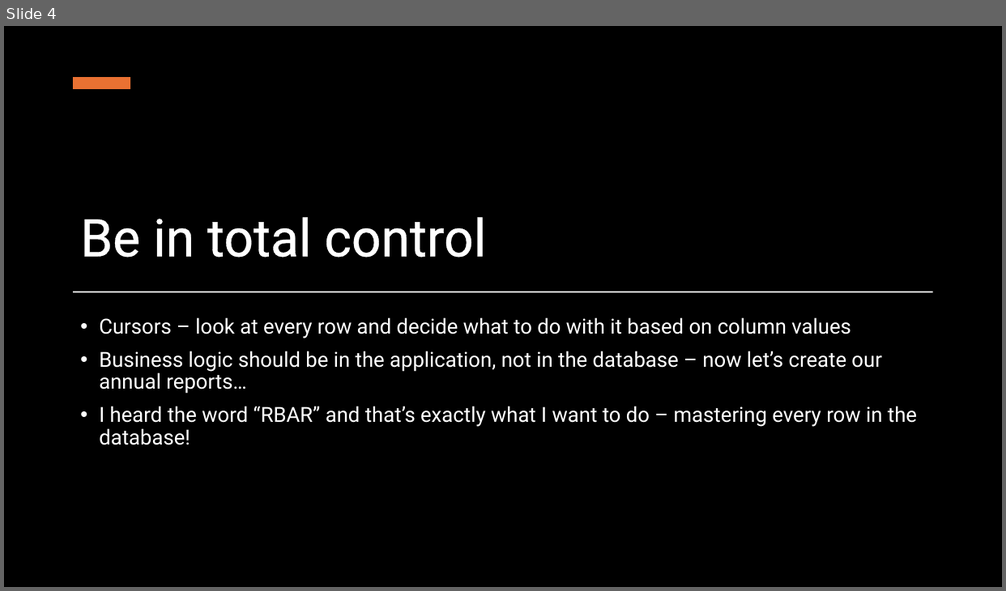
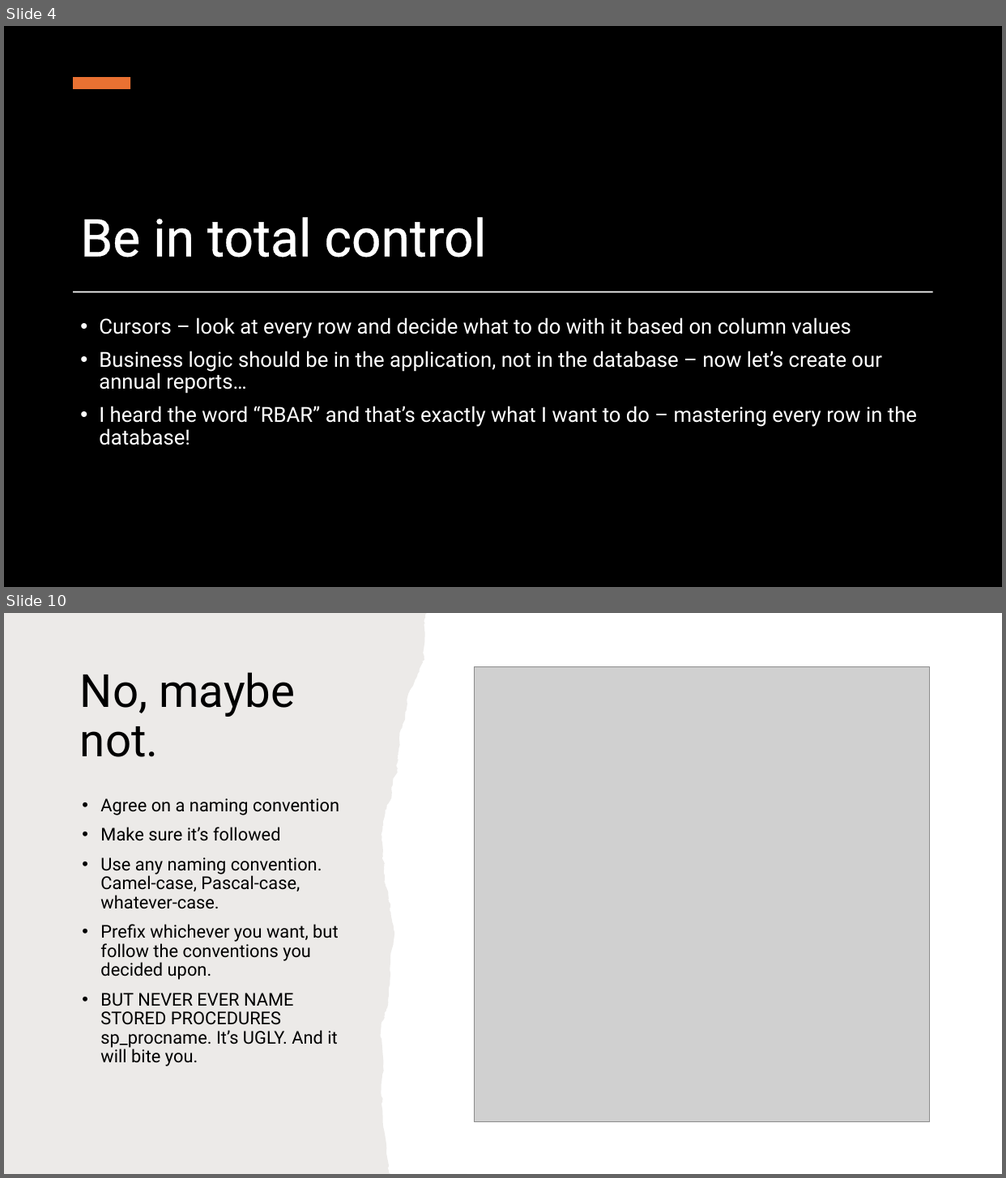
Before and after one commit to transmokopter/Presentations, a slide deck: sql-server-worst-practices/sql-server-worst-practices.pptx. Shown one above the other, each under a label of ours: slide 4 before the commit, slides 4 and 10 after it; the slides between them are not shown. The pictures are 1006x591 and 1006x1178 pixels, drawn with LibreOffice and Linux fonts; fonts in the diff are those of the drawing; grey boxes stand for pictures; background and template pictures are left out; a plain dark background stands for a picture behind light text. Boxes give left, top, right and bottom in pixels: in the first picture for what was removed or moved away, otherwise in the second. Text is boxed around its words. In the diff, an @@ line names an element or a change of style, - is before the commit and + after.

```diff
--- a/sql-server-worst-practices/sql-server-worst-practices.pptx
+++ b/sql-server-worst-practices/sql-server-worst-practices.pptx
@@ slide 10 added at (x1=4, y1=613, x2=1002, y2=1174), background #FFFFFF @@
@@ freeform shape added at (x1=4, y1=613, x2=467, y2=1174), fill #82766A at 15% opacity @@
@@ title added at (x1=80, y1=672, x2=295, y2=757), 44 pt, text #000000 @@
+No, maybe not.
@@ picture added at (x1=474, y1=667, x2=929, y2=1122) @@
@@ text added at (x1=100, y1=798, x2=339, y2=1067), 17 pt, text #000000 @@
+• Agree on a naming convention
+• Make sure it’s followed
+• Use any naming convention. Camel-case, Pascal-case, whatever-case.
+• Prefix whichever you want, but follow the conventions you decided upon.
+• BUT NEVER EVER NAME STORED PROCEDURES sp_procname. It’s UGLY. And it will bite you.
```
Also in this commit, not shown: 1 slide changed, 6 other slides added, 8 other files.
